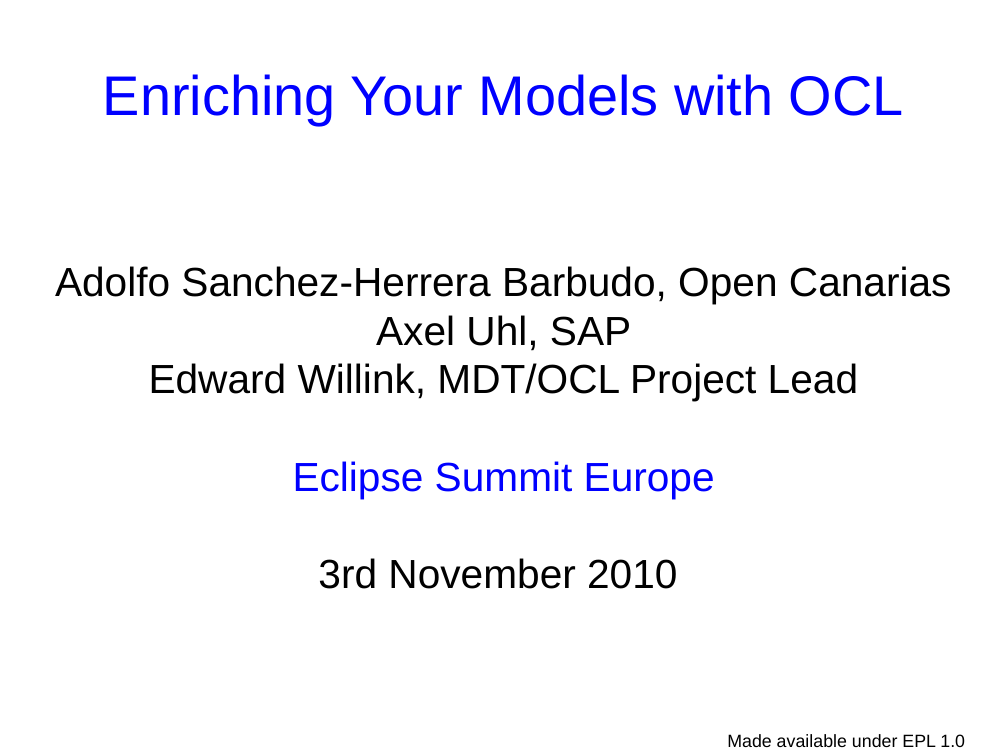
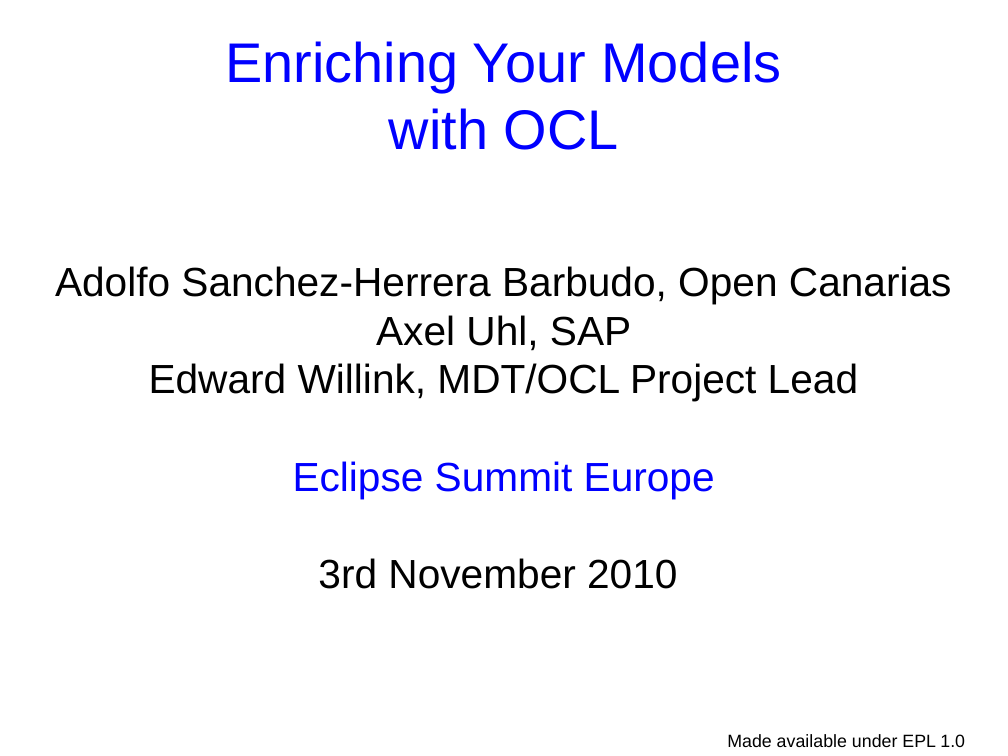
Before and after one commit to eclipse-ocl/ocl-website, a slide deck: slide 1 of ocl/docs/publications/ESE2010LongTalk/EnrichingWithOCL.odp. Drawn at 1008x756 pixels with LibreOffice and Linux fonts; fonts in the diff are those of the drawing; background and template pictures are left out. Boxes give left, top, right and bottom in pixels: in the first picture for what was removed or moved away, otherwise in the second. Text is boxed around its words. In the diff, an @@ line names an element or a change of style, - is before the commit and + after.

```diff
--- a/ocl/docs/publications/ESE2010LongTalk/EnrichingWithOCL.odp
+++ b/ocl/docs/publications/ESE2010LongTalk/EnrichingWithOCL.odp
@@ title "Enriching Your Models with OCL" rewrapped from [103,74,904,125] to [226,41,781,150] @@
```
Also in this commit, not shown: 13 other slides changed, 12 slides added.
